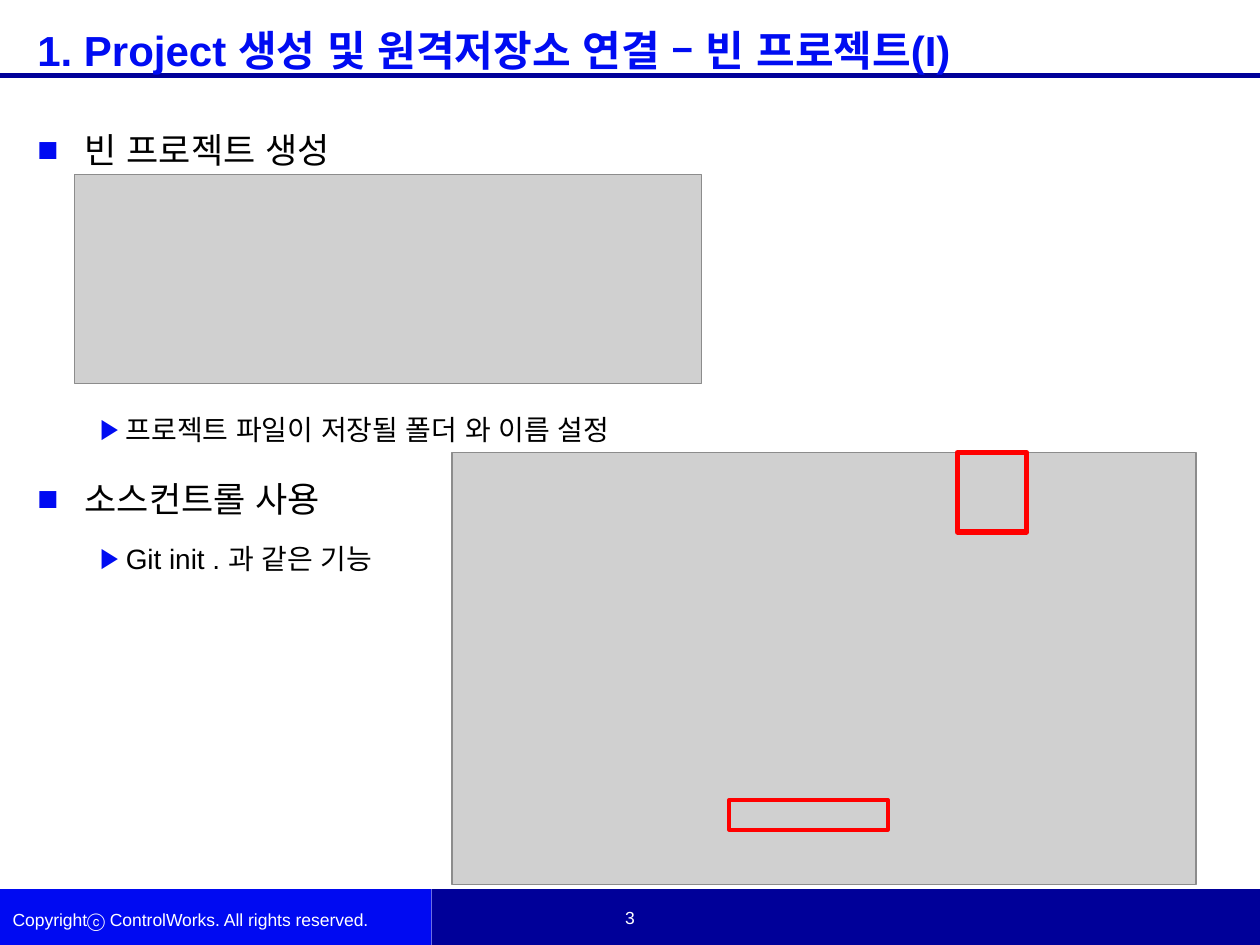
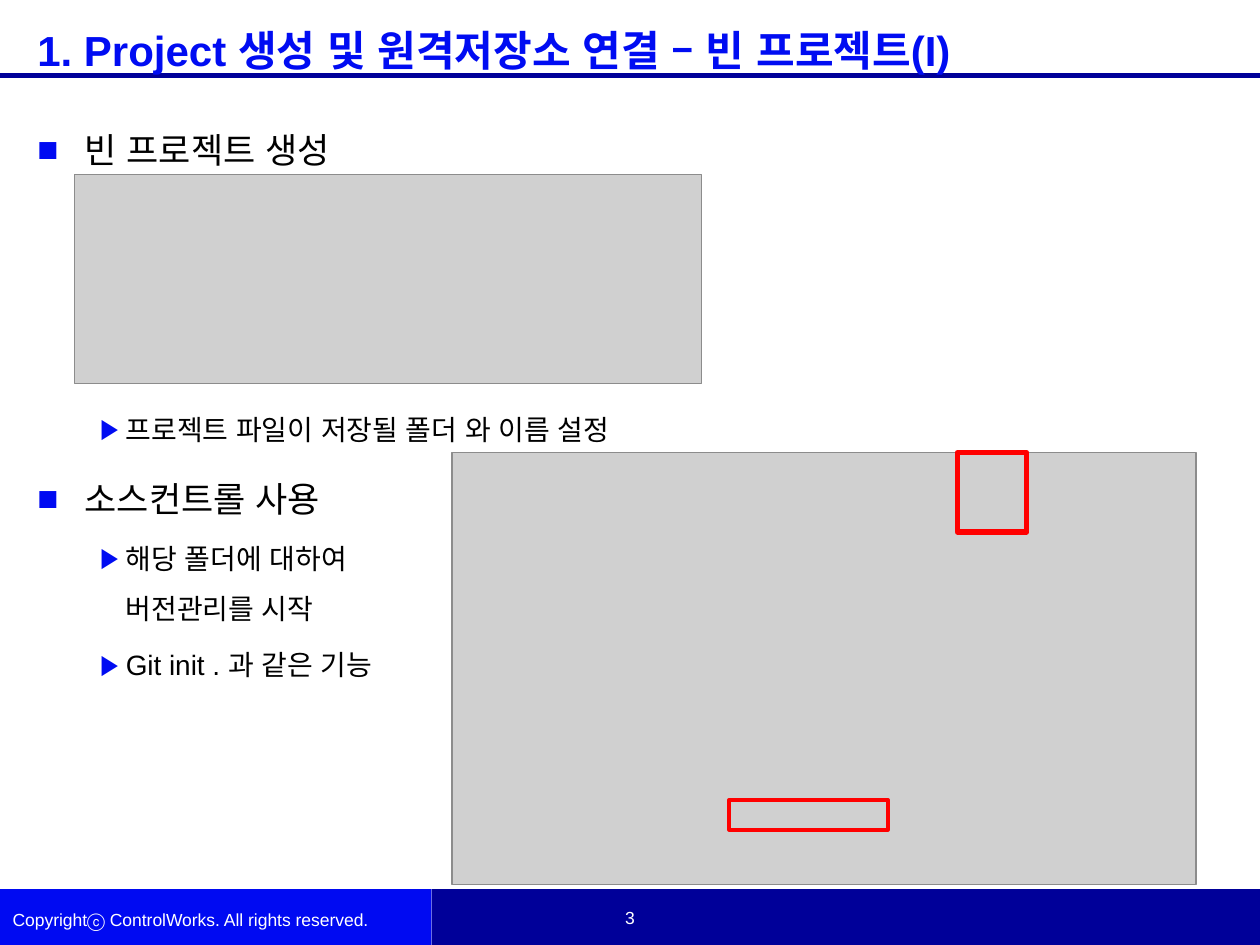
Before and after one commit to woojinKwon/kwj6355, a slide deck: slide 3 of Simulink Source Control.pptx. Drawn at 1260x945 pixels with LibreOffice and Linux fonts; fonts in the diff are those of the drawing; grey boxes stand for pictures; background and template pictures are left out. Boxes give left, top, right and bottom in pixels: in the first picture for what was removed or moved away, otherwise in the second. Text is boxed around its words. In the diff, an @@ line names an element or a change of style, - is before the commit and + after.

```diff
--- a/Simulink Source Control.pptx
+++ b/Simulink Source Control.pptx
@@ text at <box>126,546,347,622</box>: paragraph added @@
+  ▶ 해당 폴더에 대하여
+    버전관리를 시작
```
Also in this commit, not shown: 12 other slides changed, 3 slides added.
